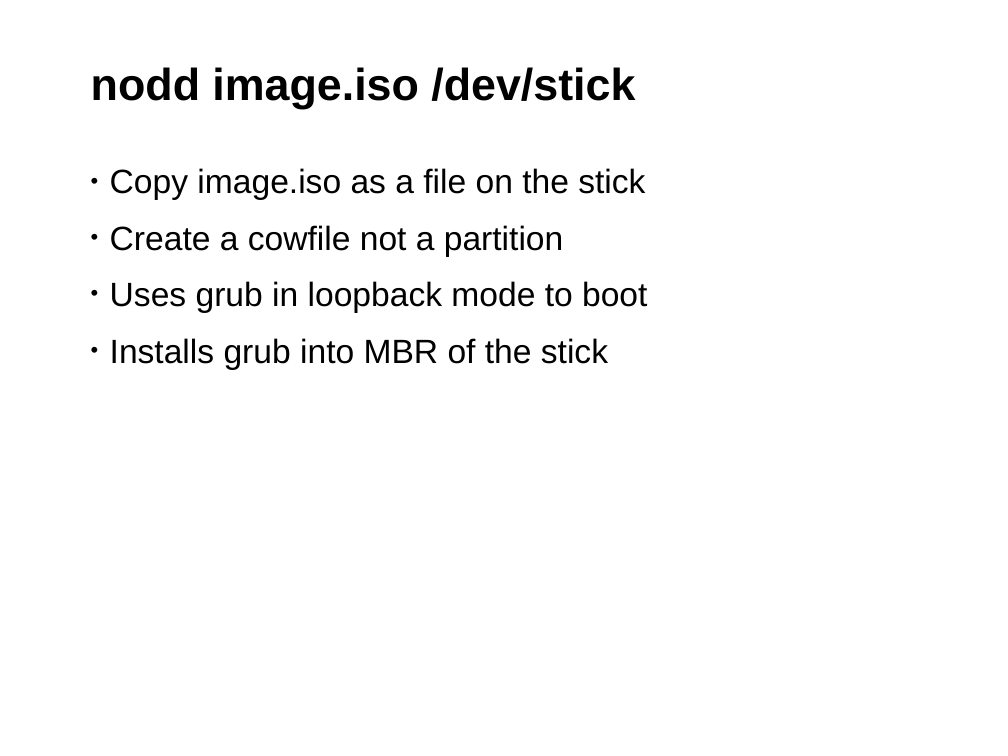
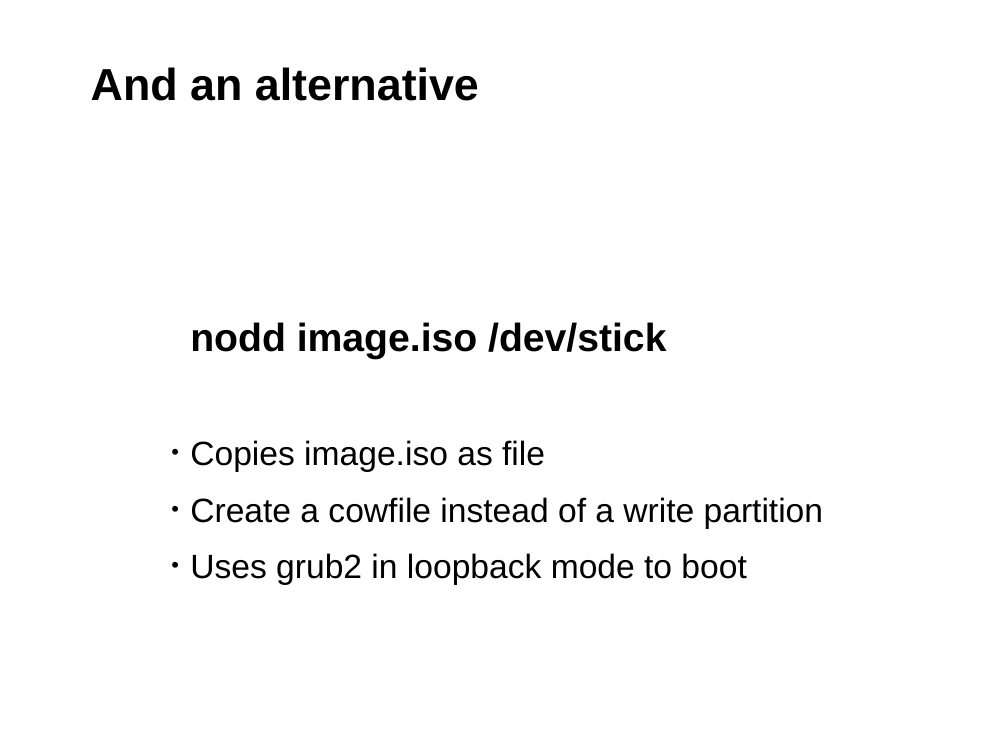
Before and after one commit to openSUSE/kiwi-deployment-tools, a slide deck: slide 11 of doc/nodd.odp. Drawn at 1008x756 pixels with LibreOffice and Linux fonts; fonts in the diff are those of the drawing; background and template pictures are left out. Boxes give left, top, right and bottom in pixels: in the first picture for what was removed or moved away, otherwise in the second. Text is boxed around its words. In the diff, an @@ line names an element or a change of style, - is before the commit and + after.

```diff
--- a/doc/nodd.odp
+++ b/doc/nodd.odp
@@ title at <box>91,67,479,101</box>: text changed @@
-nodd image.iso /dev/stick
+And an alternative
@@ text at <box>190,322,823,585</box>: text changed @@
-• Copy image.iso as a file on the stick
-• Create a cowfile not a partition
-• Uses grub in loopback mode to boot
-• Installs grub into MBR of the stick
+nodd image.iso /dev/stick
+• Copies image.iso as file
+• Create a cowfile instead of a write partition
+• Uses grub2 in loopback mode to boot
```
Also in this commit, not shown: 2 other slides changed, 1 other file.
